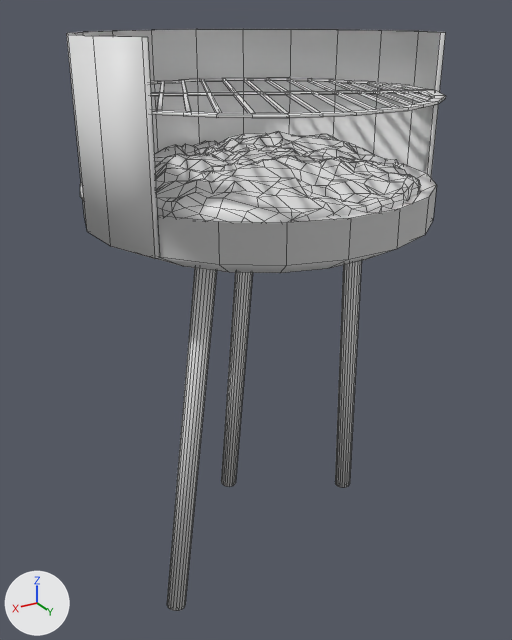
One commit to the FBX model Fast-and-fractured/Assets/FastAndFractured/Characters/MariaAntonia/Animations/VictoryTimeline/MariaAntoniaVictoryParrilla.fbx: the scene before it, then after it.
One viewpoint serves both versions: a camera (50 mm lens) standing at (1.46, 0.96, 2.83) and looking at (-0.2, -1.82, 1.44). Lighting does not change. The marker at lower left points along +X, +Y and +Z. Mesh edges are drawn as thin lines. Where no turn or scale is listed for an object, it has been applied to the vertices.

Names of what the first picture shows: 'Parrilla'.
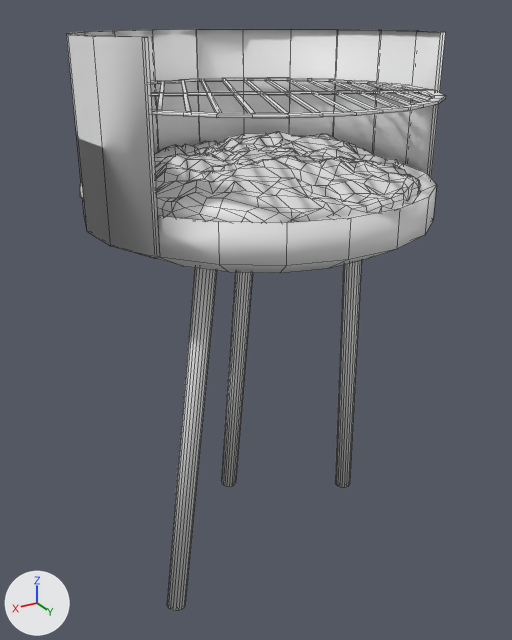
Where the newer file only moved an object's origin or applied its transform, the numbers keep the older frame.

What differs and where, as boxes [x1, y1, x2, y2] in the pictures (512 x 640 px):
part 1 of me_mesh_001, built on: before [156, 185, 437, 273]; after [68, 29, 445, 273]

Patch to the scene script:
```diff
--- a/Fast-and-fractured/Assets/FastAndFractured/Characters/MariaAntonia/Animations/VictoryTimeline/MariaAntoniaVictoryParrilla.fbx.py
+++ b/Fast-and-fractured/Assets/FastAndFractured/Characters/MariaAntonia/Animations/VictoryTimeline/MariaAntoniaVictoryParrilla.fbx.py
@@ me_mesh_001 @@
 # used by ob_parrilla; location = (-0.255, -1.705, 0.35)
-me_mesh_001.from_pydata(...)  # 1760 vertices, 2287 faces; spans x -0.75..0.84, y -0.89..0.68, z -0.26..2.41
+me_mesh_001.from_pydata(...)  # 1788 vertices, 2328 faces; spans x -0.75..0.84, y -0.89..0.68, z -0.26..2.41
+# me_mesh_001 part 1
+# 47 faces are deleted
+# 28 vertices are added at x -0.74..0.83, y -0.88..0.3, z 1.65..2.41
+# 88 new faces join them
```
